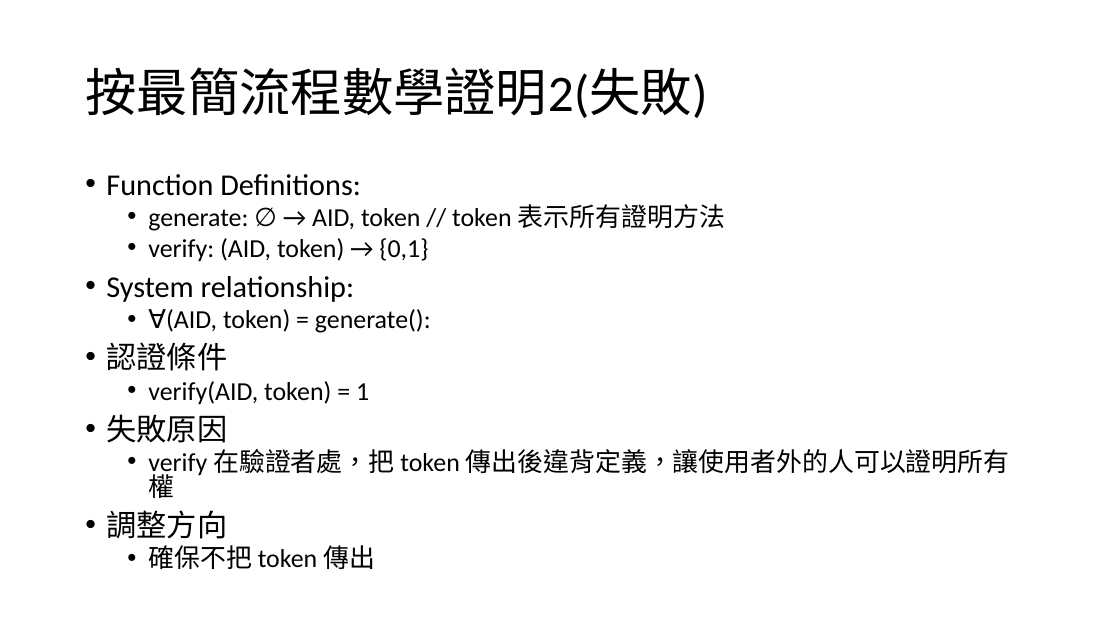
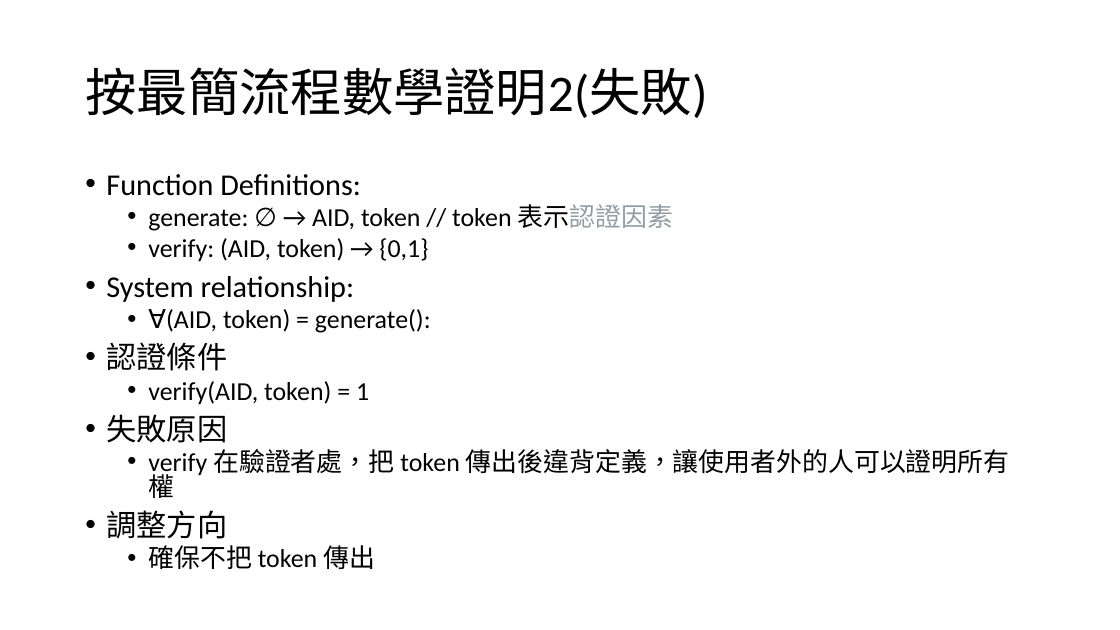
Before and after one commit to leon123858/aid-paper, a slide deck: slide 7 of docs/最小可認證.pptx. Drawn at 1120x630 pixels with LibreOffice and Linux fonts; fonts in the diff are those of the drawing. Boxes give left, top, right and bottom in pixels: in the first picture for what was removed or moved away, otherwise in the second. Text is boxed around its words. In the diff, an @@ line names an element or a change of style, - is before the commit and + after.

```diff
--- a/docs/最小可認證.pptx
+++ b/docs/最小可認證.pptx
@@ text at box(148, 204, 673, 231): text changed @@
-  • generate: ∅ → AID, token // token 表示所有證明方法
+  • generate: ∅ → AID, token // token 表示認證因素
```
Also in this commit, not shown: 1 other slide changed, 1 slide added, 8 other files.
